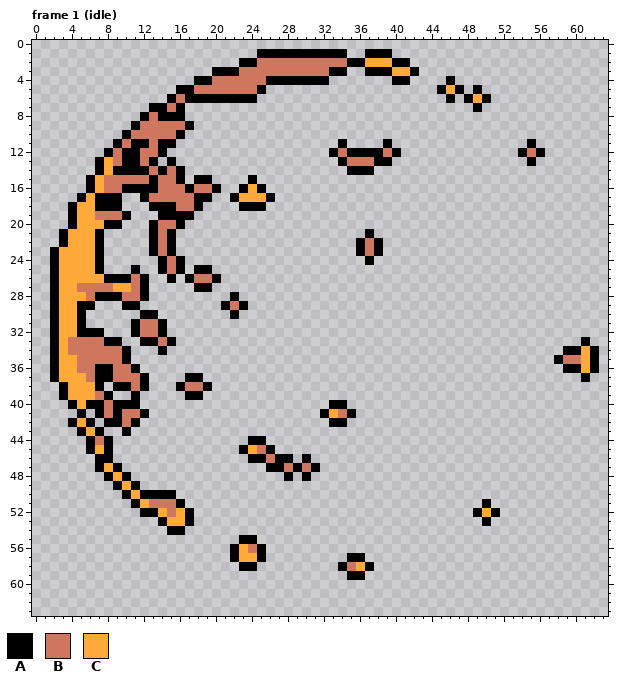
Pixel-art file: packages/game-client/src/assets/fx{m}/summon-neutral.aseprite. The picture above was drawn from the file before the commit.
64x64 pixels, 12 frames. Shown: frame 1 (idle). The commit also changed other frames, which this record leaves out.
Palette (. is transparent): A #000000  B #cf765f  C #ffa939
New version:
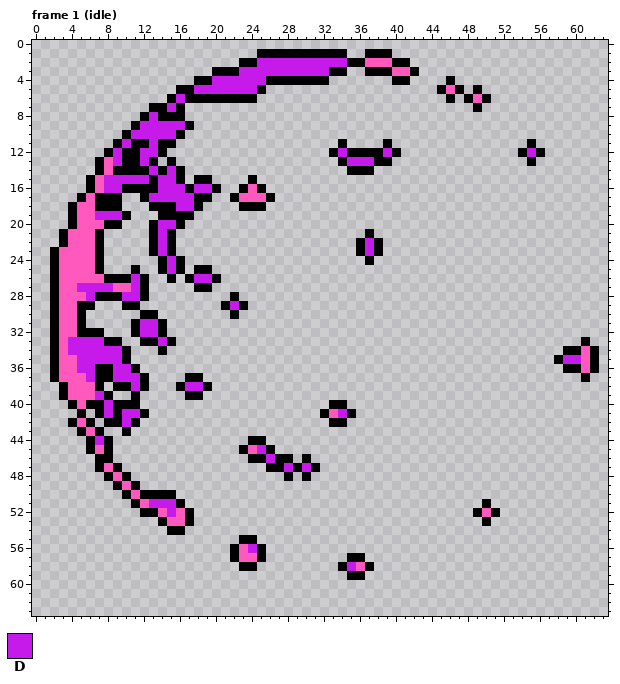
Colours new in this view: D #c51aea
From old to new:
colour C: #ffa939 -> #ff59be
Changed rows in their new state; - is a pixel that keeps its letter.
Frame 1 (idle):
first column x 4:
 2 ---------------------DDDDDDDDDD--------------------------
 3 -------------------DDDDDDDDDD----------------------------
 4 ----------------DDDDDD-----------------------------------
 5 --------------DDDDDDD------------------------------------
 6 ------------D--------------------------------------------
 7 -----------D---------------------------------------------
 8 ---------D-----------------------------------------------
 9 --------DDDDD--------------------------------------------
10 -------DDDDD---------------------------------------------
11 ------D--D-----------------------------------------------
12 -----D--DD--------------------D----D---------------D-----
13 -----D--D----------------------DDD-----------------------
14 ---------D-D---------------------------------------------
15 ----DDDDD-DD---------------------------------------------
16 ----DD----DDD-DD-----------------------------------------
17 ---------DDDDD-------------------------------------------
18 ------------DD-------------------------------------------
19 ---DDD---------------------------------------------------
20 ----------DD---------------------------------------------
21 ----------D----------------------------------------------
22 ----------D----------------------D-----------------------
23 ----------D----------------------D-----------------------
24 -----------D---------------------------------------------
25 -----------D---------------------------------------------
26 -------D------DD-----------------------------------------
27 -DDDD--D-------------------------------------------------
28 --D---DD-------------------------------------------------
29 ------------------D--------------------------------------
31 --------DD-----------------------------------------------
32 --------DD-----------------------------------------------
33 DDDD------D----------------------------------------------
34 DDDDDD---------------------------------------------------
35 -DDDDD-------------------------------------------------DD
36 -DD--DD--------------------------------------------------
37 --D--DDD-------------------------------------------------
38 -------D-----DD------------------------------------------
39 ---D-----------------------------------------------------
40 ----D----------------------------------------------------
41 ----D-DD----------------------D--------------------------
42 ------D--------------------------------------------------
44 ---D-----------------------------------------------------
45 ---------------------D-----------------------------------
46 ----------------------D----------------------------------
47 ------------------------D-D------------------------------
first column x 13:
51 DDD
52 --D
first column x 24:
56 D-----------
58 -----------D
Changed places in both pictures, as pixel boxes (x1, y1, x2, y2):
changed: (59, 58, 410, 526)
changed: (446, 85, 482, 103)
changed: (527, 148, 536, 157)
changed: (563, 346, 590, 373)
changed: (482, 508, 491, 517)
changed: (239, 544, 257, 562)
changed: (347, 562, 365, 571)
